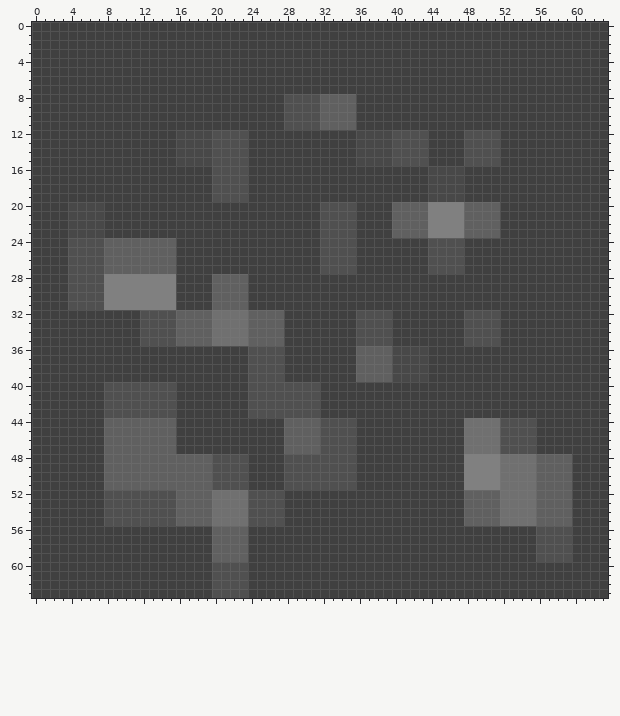
Pixel-art sprite: Sprites/broken_stone.png. That is the earlier state.
The file is 64x64 pixels. Colours within 5 levels of each other are drawn and written as one.
Once edited:
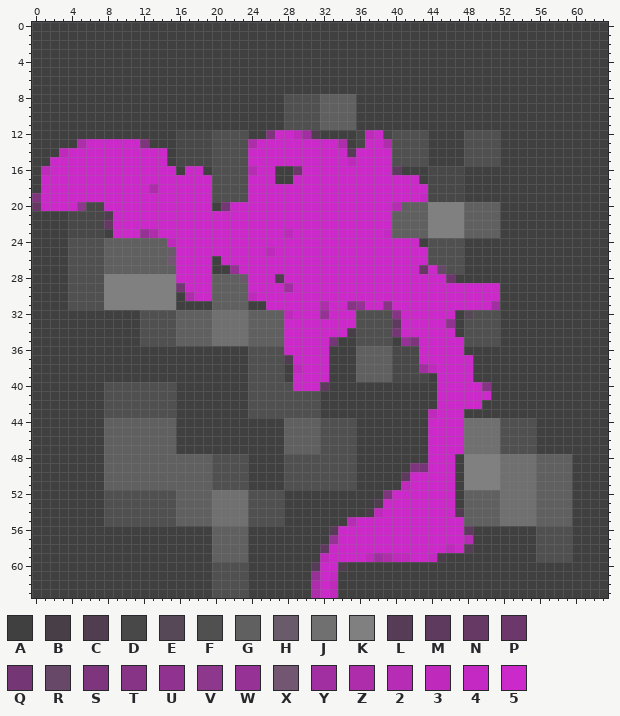
Palette (. is transparent): A #404040  B #483e48  C #503d50  D #484848  E #574857  F #505050  G #606060  H #695b69  J #707070  K #808080  L #573c57  M #5f3a5f  N #663965  P #6c386c  Q #753675  R #684868  S #7e357d  T #873486  U #90328f  V #8e388d  W #963195  X #725672  Y #a22fa1  Z #ad2dab  2 #b72cb5  3 #bf2abd  4 #c529c3  5 #cb29c9
Author's note on the commit: updates to broken stone and added greater texture to the turrets
The edit:
Changed rows in their new state; - is an unchanged pixel.
first column x 0:
12 --------------------------S553YC-----35-------------
13 -----Z555555S-----------Z555555555Z--55Z------------
14 ---355555555555---------55555555555L5555------------
15 --5555555555555---------5555555555535555------------
16 -355555555555555-55-----255--P5555555555M-----------
17 -5555555555555555555----555--55555555555555---------
18 -555555555555Z555555----55555555555555555555--------
19 S5555555555555555555----55555555555555555554--------
20 N5555V--555555555555-Q5555555555555555552-----------
21 --------C5555555555555555555555555555555------------
22 --------N5555555555555555555555555555555------------
23 ---------555WZ55555555555555355555555554------------
24 ---------------3555555555555555555555555555---------
25 ---------------H5555555555355555555555555555--------
26 ---------------X5555-55555555555555555555555--------
27 ----------------5555--W55555555555555555555N5R------
28 ----------------5555---H555C555555555555555555P-----
29 ----------------Q555----5555Y55555555555555555555555
30 -----------------Z55----3555555555555555555555555555
31 --------------------------555555Z55TW55T55555555555Y
32 ----------------------------3555W555----T555555-E---
33 ----------------------------55555555----M55555U-----
34 ----------------------------5555555B----Q555555-----
35 ----------------------------55555Q-------WS55555----
36 ----------------------------55555----------55555----
37 ----------------------------C5555----------555555---
38 -----------------------------3555----------Y35555---
39 -----------------------------5555------------5555---
40 -----------------------------555M------------55555T-
41 ---------------------------------------------555555-
42 ---------------------------------------------55555--
43 --------------------------------------------3555----
44 --------------------------------------------5555----
45 --------------------------------------------5555----
46 --------------------------------------------5555----
47 --------------------------------------------5555----
48 --------------------------------------------555-----
49 ------------------------------------------SQ555-----
50 -----------------------------------------M55555-----
51 -----------------------------------------355555-----
52 ---------------------------------------S5555555-----
53 --------------------------------------C55555555-----
54 -------------------------------------B355555555C----
55 -----------------------------------2555555555555----
56 ---------------------------------L55555555555555M---
57 ---------------------------------W555555555555552---
58 --------------------------------M555555555555535L---
59 --------------------------------355553YZ33554B------
60 -------------------------------L55C-----------------
61 -------------------------------W54------------------
62 -------------------------------Z53------------------
63 -------------------------------Z53------------------
Boxes around the changes in both pictures, in picture pixels (x1, y1, x2, y2):
changed: (32, 130, 500, 598)
